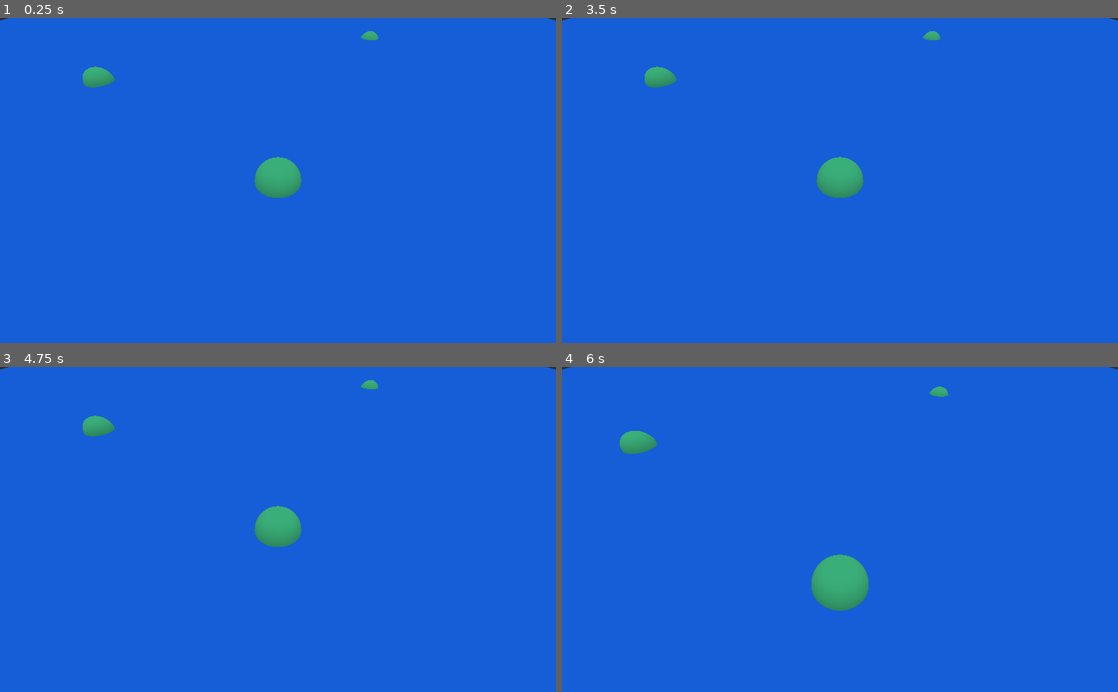
Above: before the commit, frames 1-4 (two rows, left to right).
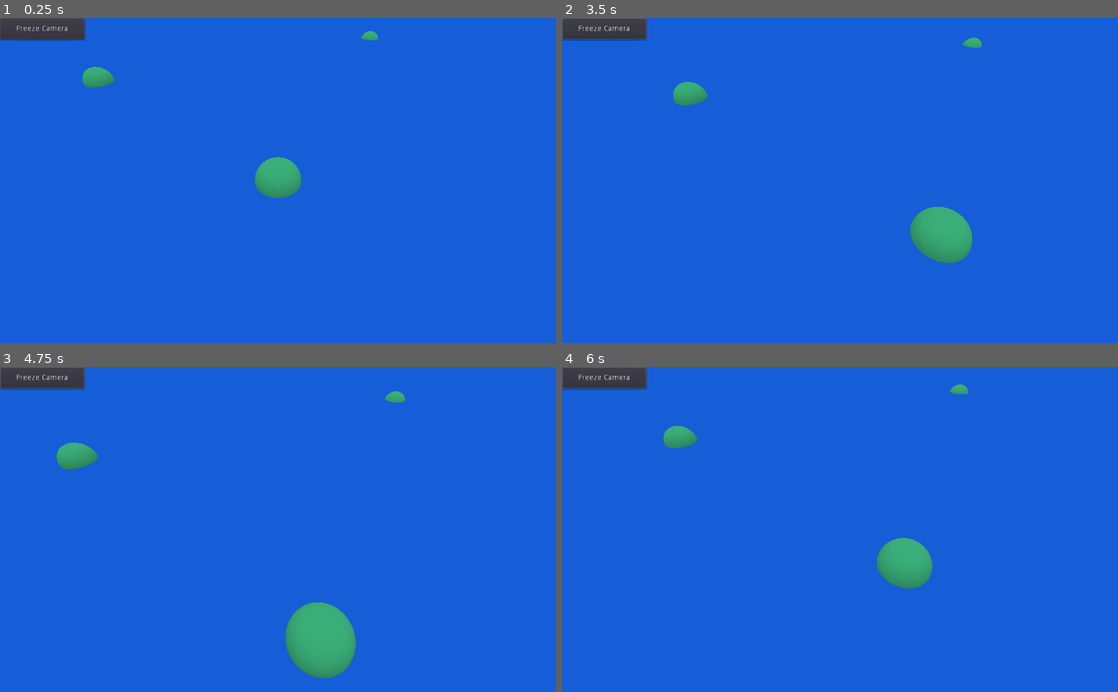
Above: after the commit, the same moments.

Repository: stangerp/3D_RTS
Game: Godot game, scene res://src/Main.tscn
Same seed, same stepped clock (60 frames per second), same inputs: the game is played once before the commit and once after it.
Inputs (mouse positions are in pixels of both pictures, inside the frame that each line leads up to):
- Up to frame 1 (0.25 s): no input
- Up to frame 2 (3.5 s): click (606, 27) at 0.5 s, where only the run after the commit has a clickable "Freeze Camera"; click (606, 27) at 1.25 s, where only the run after the commit has a clickable "Freeze Camera"; click (606, 27) at 2 s, where only the run after the commit has a clickable "Freeze Camera"; tap Enter at 2.75 s; move the mouse to (962, 164) at 2.77 s; hold F (camera_freeze, bound only after the commit) from 2.78 s (still down); tap J (request_jump, bound only after the commit) at 3.02, 3.32 s; tap Shift (camera_pan, bound only after the commit) at 3.05 s
- Up to frame 3 (4.75 s): move the mouse to (166, 545) at 3.52 s; release F (camera_freeze, bound only after the commit) at 3.53 s; tap Shift (camera_pan, bound only after the commit) at 3.6 s; tap J (request_jump, bound only after the commit) at 3.77, 3.8, 4.07 s; move the mouse to (333, 458) at 4.27 s; hold J (request_jump, bound only after the commit) from 4.28 s (still down); tap F (camera_freeze, bound only after the commit) at 4.55 s
- Up to frame 4 (6 s): move the mouse to (812, 594) at 5.02 s; release J (request_jump, bound only after the commit) at 5.03 s; tap S (camera_backward) at 5.1 s; tap J (request_jump, bound only after the commit) at 5.27, 5.57 s; tap Shift (camera_pan, bound only after the commit) at 5.3 s; move the mouse to (1006, 578) at 5.77 s; hold W (camera_forward) from 5.78 s (still down)

The runs differ from the first frame. In frame 1, 1.1% of the frame differs, in the area x 0-100%, y 0-22%; in frame 2, 4.2%; in frame 3, 5.1%, in the area x 0-100%, y 0-96%; in frame 4, 4.6%.

Commit message:
various camera functions
panning
jump to location
freeze/unfreeze

Diff:
--- a/project.godot
+++ b/project.godot
@@ -8,11 +8,25 @@
 
 config_version=4
 
+_global_script_classes=[ {
+"base": "Spatial",
+"class": "JumpRequester",
+"language": "GDScript",
+"path": "res://src/jumpRequester.gd"
+} ]
+_global_script_class_icons={
+"JumpRequester": ""
+}
+
 [application]
 
 config/name="3D_RTS"
-run/main_scene="res://src/Main.tscn"
+run/main_scene="res://src/main.tscn"
 config/icon="res://icon.png"
+
+[autoload]
+
+Events="*res://src/events.gd"
 
 [gui]
 
@@ -55,6 +69,21 @@
 "events": [ Object(InputEventMouseButton,"resource_local_to_scene":false,"resource_name":"","device":0,"alt":false,"shi …(212 unchanged characters)…
  ]
 }
+camera_pan={
+"deadzone": 0.5,
+"events": [ Object(InputEventKey,"resource_local_to_scene":false,"resource_name":"","device":0,"alt":false,"shift":false,"control":false,"meta":false,"command":false,"pressed":false,"scancode":16777237,"physical_scancode":0,"unicode":0,"echo":false,"script":null)
+ ]
+}
+request_jump={
+"deadzone": 0.5,
+"events": [ Object(InputEventKey,"resource_local_to_scene":false,"resource_name":"","device":0,"alt":false,"shift":false,"control":false,"meta":false,"command":false,"pressed":false,"scancode":74,"physical_scancode":0,"unicode":0,"echo":false,"script":null)
+ ]
+}
+camera_freeze={
+"deadzone": 0.5,
+"events": [ Object(InputEventKey,"resource_local_to_scene":false,"resource_name":"","device":0,"alt":false,"shift":false,"control":false,"meta":false,"command":false,"pressed":false,"scancode":70,"physical_scancode":0,"unicode":0,"echo":false,"script":null)
+ ]
+}
 
 [mono]
 
--- a/src/Main.tscn
+++ b/src/Main.tscn
@@ -1,6 +1,9 @@
-[gd_scene load_steps=6 format=2]
+[gd_scene load_steps=9 format=2]
 
-[ext_resource path="res://src/RTSCameraController.gd" type="Script" id=1]
+[ext_resource path="res://src/rtsCameraController.gd" type="Script" id=1]
+[ext_resource path="res://src/main.gd" type="Script" id=2]
+[ext_resource path="res://src/freezeButton.gd" type="Script" id=3]
+[ext_resource path="res://src/jumpRequester.gd" type="Script" id=4]
 
 [sub_resource type="SphereMesh" id=3]
 
@@ -13,6 +16,7 @@
 albedo_color = Color( 0.117647, 0.447059, 0.913725, 1 )
 
 [node name="Main" type="Node"]
+script = ExtResource( 2 )
 
 [node name="World" type="Spatial" parent="."]
 
@@ -21,28 +25,30 @@
 [node name="Planet" type="MeshInstance" parent="World/Scene"]
 mesh = SubResource( 3 )
 material/0 = SubResource( 4 )
+script = ExtResource( 4 )
 
 [node name="Planet2" type="MeshInstance" parent="World/Scene"]
 transform = Transform( 1, 0, 0, 0, 1, 0, 0, 0, 1, -13.3566, -0.000928879, -10.4832 )
 mesh = SubResource( 3 )
 skeleton = NodePath("../Planet")
 material/0 = SubResource( 4 )
+script = ExtResource( 4 )
 
 [node name="Planet3" type="MeshInstance" parent="World/Scene"]
 transform = Transform( 1, 0, 0, 0, 1, 0, 0, 0, 1, 10.2144, -0.360197, -22.5208 )
 mesh = SubResource( 3 )
 skeleton = NodePath("../Planet")
 material/0 = SubResource( 4 )
+script = ExtResource( 4 )
 
 [node name="RTSCameraController" type="Spatial" parent="World"]
 script = ExtResource( 1 )
 zoom_speed = 50.0
 zoom_speed_damp = 0.9
 inverted_y = true
-zoom_to_cursor = true
 
 [node name="Plane" type="MeshInstance" parent="World/RTSCameraController"]
-transform = Transform( 38.509, 0, 0, 0, 38.509, 0, 0, 0, 38.509, 0, 0, 0 )
+transform = Transform( 441.44, 0, 0, 0, 38.3557, 0, 0, 0, 441.44, 0, 0, 0 )
 mesh = SubResource( 1 )
 skeleton = NodePath("../../Scene")
 material/0 = SubResource( 2 )
@@ -52,3 +58,18 @@
 
 [node name="Camera" type="Camera" parent="World/RTSCameraController/Elevation"]
 transform = Transform( 1, 0, 0, 0, 1, 0, 0, 0, 1, 0, 0, 10 )
+
+[node name="Tween" type="Tween" parent="World/RTSCameraController"]
+
+[node name="UI" type="Control" parent="."]
+anchor_right = 1.0
+anchor_bottom = 1.0
+mouse_filter = 2
+
+[node name="Button" type="Button" parent="UI"]
+margin_right = 156.0
+margin_bottom = 40.0
+text = "Freeze Camera"
+script = ExtResource( 3 )
+
+[connection signal="pressed" from="UI/Button" to="UI/Button" method="_on_Button_pressed"]
--- a/src/RTSCameraController.gd
+++ b/src/RTSCameraController.gd
@@ -15,10 +15,13 @@
 export (int, 0, 1000) var max_zoom = 90
 export (float, 0, 1000, 0.1) var zoom_speed = 10
 export (float, 0, 1, 0.1) var zoom_speed_damp = 0.5
+# pan
+export (float, 0 ,10, 0.5) var pan_speed = 2
 # flags
 export (bool) var allow_rotation = true
 export (bool) var inverted_y = false
-export (bool) var zoom_to_cursor = false
+export (bool) var zoom_to_cursor = true
+export (bool) var allow_pan = true
 
 
 #############################
@@ -33,15 +36,33 @@
 onready var camera = $Elevation/Camera
 const PLANE = Plane(Vector3.UP, 0)
 const RAY_LENGTH = 1000
+# pan
+var _is_panning = false
+# freeze
+var _is_frozen = false
+# jump
+onready var tween = $Tween
 
 
 #############################
 # OVERRIDE FUNCTIONS
 #############################
+func _ready() -> void:
+	Events.connect("camera_freeze_requested", self, "_freeze")
+	Events.connect("camera_unfreeze_requested", self, "_unfreeze")
+	tween.connect("tween_all_completed", self, "_end_jump")
+	Events.connect("camera_jump_requested", self, "_jump_to_location")
+	Events.connect("toggle_camera_freeze_requested", self, "_toggle_freeze")
+
+
 func _process(delta: float) -> void:
+	if _is_frozen:
+		return
 	_move(delta)
 	_rotate(delta)
 	_zoom(delta)
+	_pan(delta)
+
 
 func _unhandled_input(event: InputEvent) -> void:
 	# test if we are rotating
@@ -55,8 +76,11 @@
 		_zoom_direction = -1
 	if event.is_action_pressed("camera_zoom_out"):
 		_zoom_direction = 1
-
-
+	if event.is_action_pressed("camera_pan"):
+		_is_panning = true
+		_last_mouse_position = get_viewport().get_mouse_position()
+	if event.is_action_released("camera_pan"):
+		_is_panning = false
 
 
 ##############################
@@ -76,7 +100,7 @@
 		velocity += transform.basis.x
 	velocity = velocity.normalized()
 	# translate
-	translation += velocity * delta * movement_speed
+	_translate_location(velocity * delta * movement_speed)
 
 
 func _rotate(delta: float) -> void:
@@ -110,6 +134,33 @@
 		_zoom_direction = 0
 
 
+func _pan(delta: float) -> void:
+	if not _is_panning or not allow_pan:
+		return
+	# get the mouse displacement
+	var displacement = _get_mouse_displacement()
+	# we transform the displacement into velocity
+	var velocity = Vector3(displacement.x, 0, displacement.y) * delta * pan_speed
+	# we apply this velocity to the camera object
+	_translate_location(-velocity)
+
+
+func _jump_to_location(location: Vector3, duration: float) -> void:
+	tween.stop_all()
+	_freeze()
+
+	tween.interpolate_property(
+		self,
+		"translation",
+		translation,
+		location,
+		duration,
+		Tween.TRANS_SINE,
+		Tween.EASE_OUT
+		)
+	tween.start()
+
+
 ###########################
 # HELPER FUNCTIONS
 ###########################
@@ -154,4 +205,25 @@
 	var new_location = _get_plane_click_location()
 	var displacement = location - new_location
 	# move the camera based on that calculation
-	translation += displacement
+	_translate_location(displacement)
+
+
+func _translate_location(v: Vector3) -> void:
+	translation += v
+	Events.emit_signal("camera_moved", translation)
+
+
+func _freeze() -> void:
+	_is_frozen = true
+
+
+func _unfreeze() -> void:
+	_is_frozen = false
+
+
+func _toggle_freeze() -> void:
+	_is_frozen = !_is_frozen
+
+
+func _end_jump() -> void:
+	_unfreeze()
--- /dev/null
+++ b/src/events.gd
@@ -0,0 +1,7 @@
+extends Node
+
+signal camera_moved(new_location)
+signal camera_jump_requested(location, duration)
+signal camera_freeze_requested
+signal camera_unfreeze_requested
+signal toggle_camera_freeze_requested
--- /dev/null
+++ b/src/freezeButton.gd
@@ -0,0 +1,11 @@
+extends Button
+
+var _is_frozen = false
+
+
+func _on_Button_pressed() -> void:
+	if _is_frozen:
+		Events.emit_signal("camera_unfreeze_requested")
+	else:
+		Events.emit_signal("camera_freeze_requested")
+	_is_frozen = !_is_frozen
--- /dev/null
+++ b/src/jumpRequester.gd
@@ -0,0 +1,13 @@
+extends Spatial
+class_name JumpRequester
+
+
+export (float, 0.1, 5, 0.1) var duration = 1
+
+
+func _ready() -> void:
+	add_to_group("jump_requesters")
+
+
+func request_jump() -> void:
+	Events.emit_signal("camera_jump_requested", translation, duration)
--- /dev/null
+++ b/src/main.gd
@@ -0,0 +1,24 @@
+extends Node
+
+
+var _last_idx = -1
+
+
+func _input(event: InputEvent) -> void:
+	if event.is_action_pressed("request_jump"):
+		var requester = _get_requester()
+		requester.request_jump()
+	if event.is_action_pressed("camera_freeze"):
+		Events.emit_signal("toggle_camera_freeze_requested")
+
+
+func _get_requester() -> JumpRequester:
+	var requesters = get_tree().get_nodes_in_group("jump_requesters")
+	var num_requesters = requesters.size()
+	var new_idx = randi() % num_requesters
+
+	if new_idx == _last_idx:
+		new_idx = (new_idx + 1) % num_requesters
+	_last_idx = new_idx
+
+	return requesters[new_idx]
Not shown, changed: .mono/metadata/ide_messaging_meta.txt
